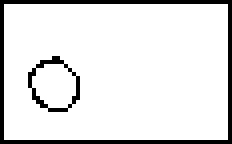
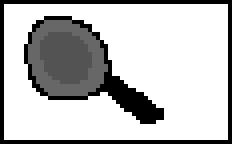
Layer changes from the first w=232, h=144 image to the second:
hid "Layer 13", painted on it over (28, 20, 164, 112)
added layer "Layer 25" above "Layer 24" over (24, 16, 164, 124)
